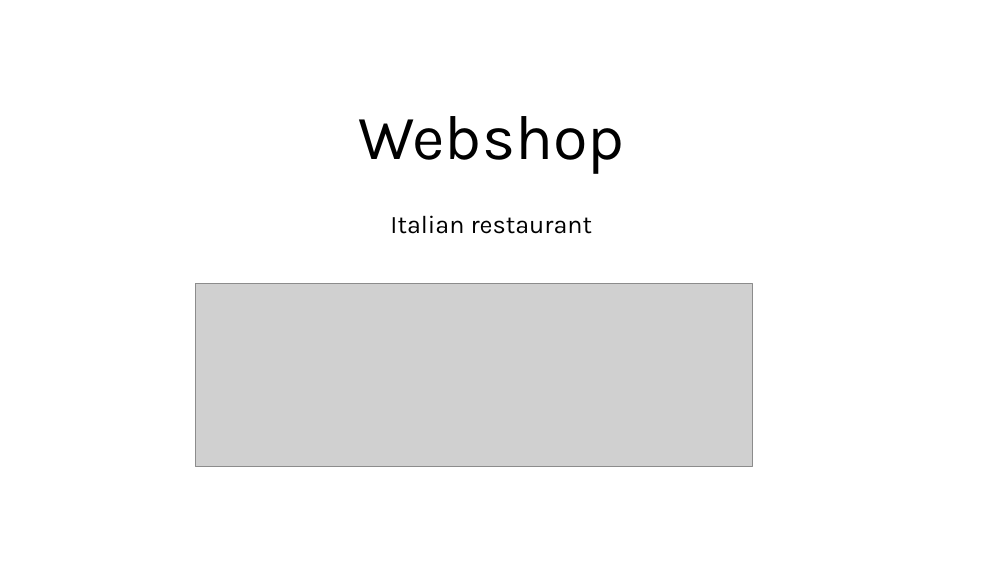
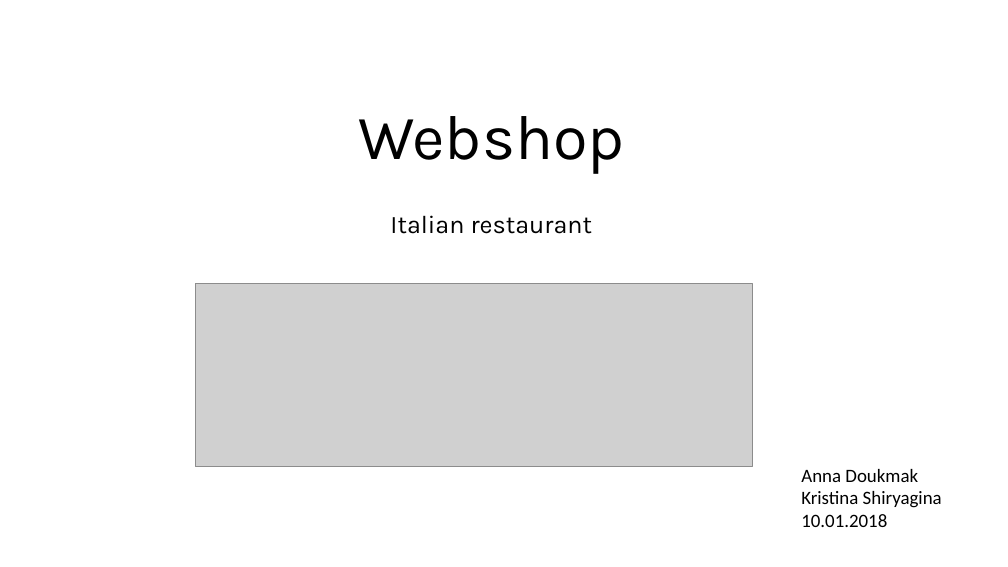
Before and after one commit to nanadouk/webshop, a slide deck: slide 1 of Presentation/presentation.pptx. Drawn at 1008x567 pixels with LibreOffice and Linux fonts; fonts in the diff are those of the drawing; grey boxes stand for pictures. Boxes give left, top, right and bottom in pixels: in the first picture for what was removed or moved away, otherwise in the second. Text is boxed around its words. In the diff, an @@ line names an element or a change of style, - is before the commit and + after.

```diff
--- a/Presentation/presentation.pptx
+++ b/Presentation/presentation.pptx
@@ text added at <box>801,469,942,527</box>, 18 pt, text #000000 @@
+Anna Doukmak
+Kristina Shiryagina
+10.01.2018
```
Also in this commit, not shown: 2 other slides changed, 29 other files.
